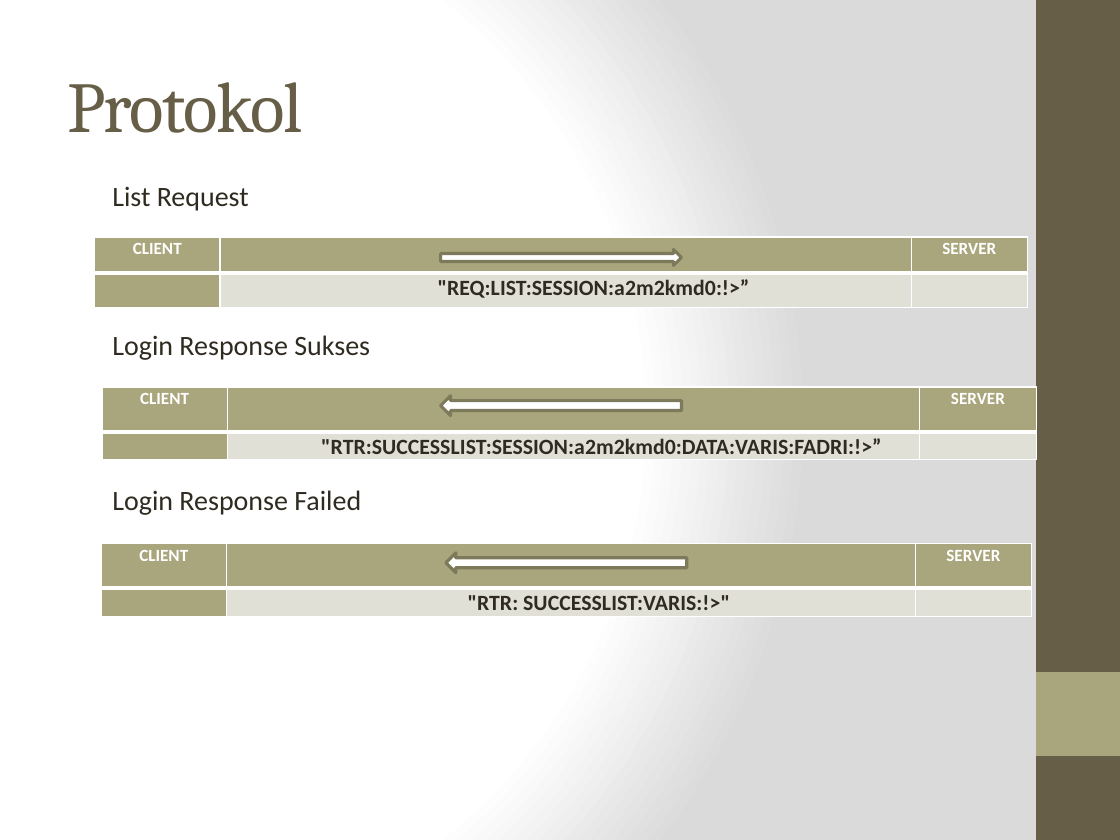
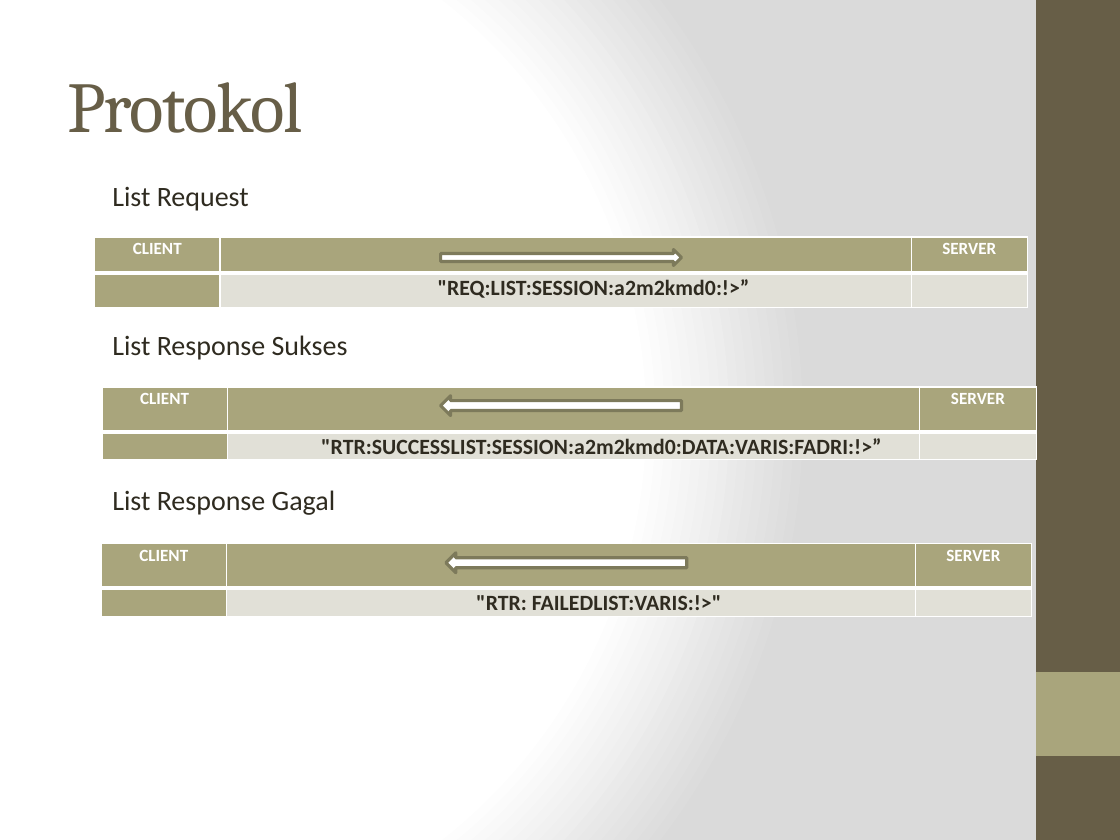
Before and after one commit to alvarisi/KIJ-chat, a slide deck: slide 4 of Presentasi.pptx. Drawn at 1120x840 pixels with LibreOffice and Linux fonts; fonts in the diff are those of the drawing. Boxes give left, top, right and bottom in pixels: in the first picture for what was removed or moved away, otherwise in the second. Text is boxed around its words. In the diff, an @@ line names an element or a change of style, - is before the commit and + after.

Commit message:
ppt

```diff
--- a/Presentasi.pptx
+++ b/Presentasi.pptx
@@ text at (x1=112, y1=335, x2=348, y2=360): text changed @@
-Login Response Sukses
+List Response Sukses
@@ text at (x1=112, y1=490, x2=336, y2=515): text changed @@
-Login Response Failed
+List Response Gagal
@@ table at (x1=102, y1=543, x2=1030, y2=615) @@
@@ row 2, column 2: ""RTR: SUCCESSLIST:VARIS:!>"" to ""RTR: FAILEDLIST:VARIS:!>"" @@
```
Also in this commit, not shown: 5 other slides changed, 3 slides added.
